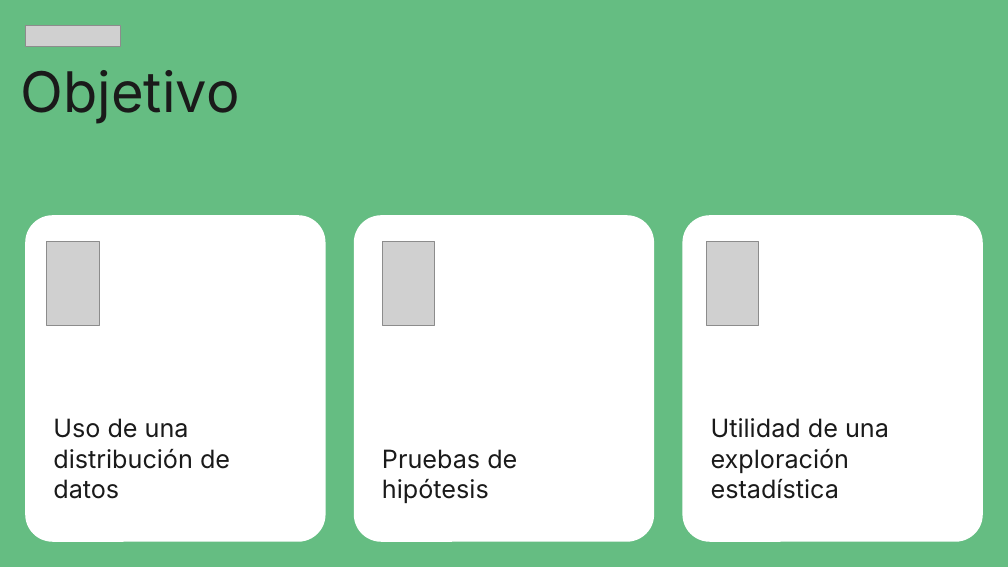
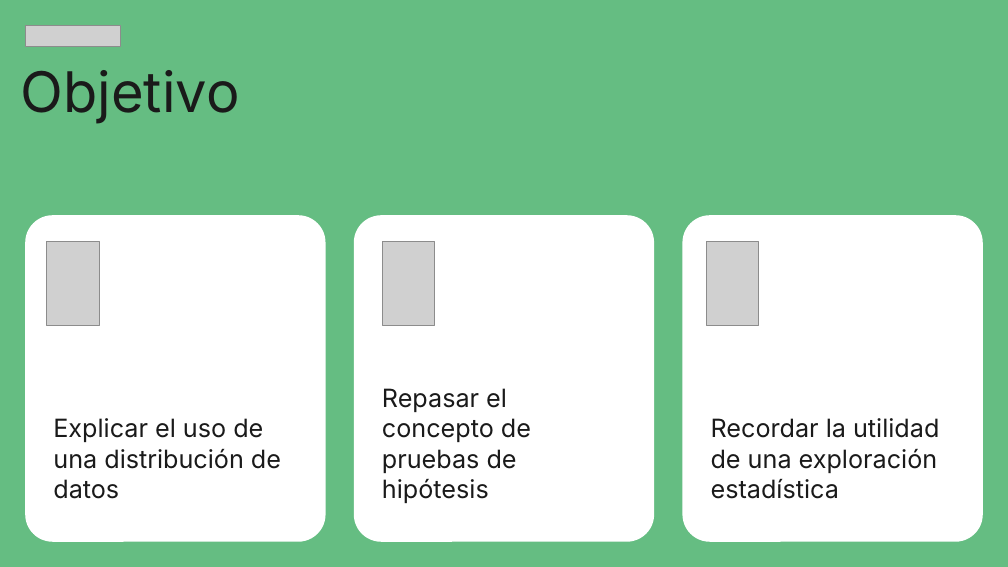
Before and after one commit to ljpiere/data_python_classes, a slide deck: slide 4 of DA/Webinar 11 - Sprint 5 - Pruebas hipotesis/Webinar_9_2.pptx. Drawn at 1008x567 pixels with LibreOffice and Linux fonts; fonts in the diff are those of the drawing; grey boxes stand for pictures. Boxes give left, top, right and bottom in pixels: in the first picture for what was removed or moved away, otherwise in the second. Text is boxed around its words. In the diff, an @@ line names an element or a change of style, - is before the commit and + after.

```diff
--- a/DA/Webinar 11 - Sprint 5 - Pruebas hipotesis/Webinar_9_2.pptx
+++ b/DA/Webinar 11 - Sprint 5 - Pruebas hipotesis/Webinar_9_2.pptx
@@ text in rounded rectangle at <box>382,388,531,503</box>: text changed @@
-Pruebas de hipótesis
+Repasar el concepto de pruebas de hipótesis
@@ text in rounded rectangle at <box>53,418,281,499</box>: text changed @@
-Uso de una distribución de datos
+Explicar el uso de una distribución de datos
@@ text in rounded rectangle at <box>711,418,939,499</box>: text changed @@
-Utilidad de una exploración estadística
+Recordar la utilidad de una exploración estadística
```
Also in this commit, not shown: 1 other slide changed, 12 other files.
